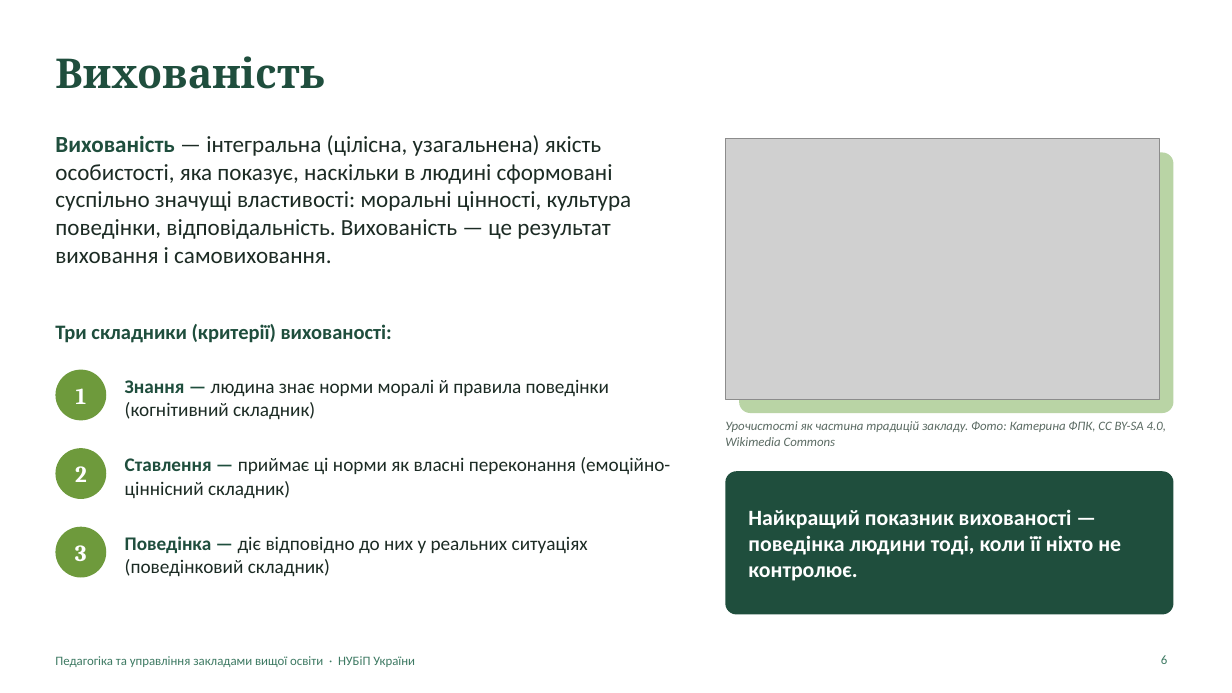
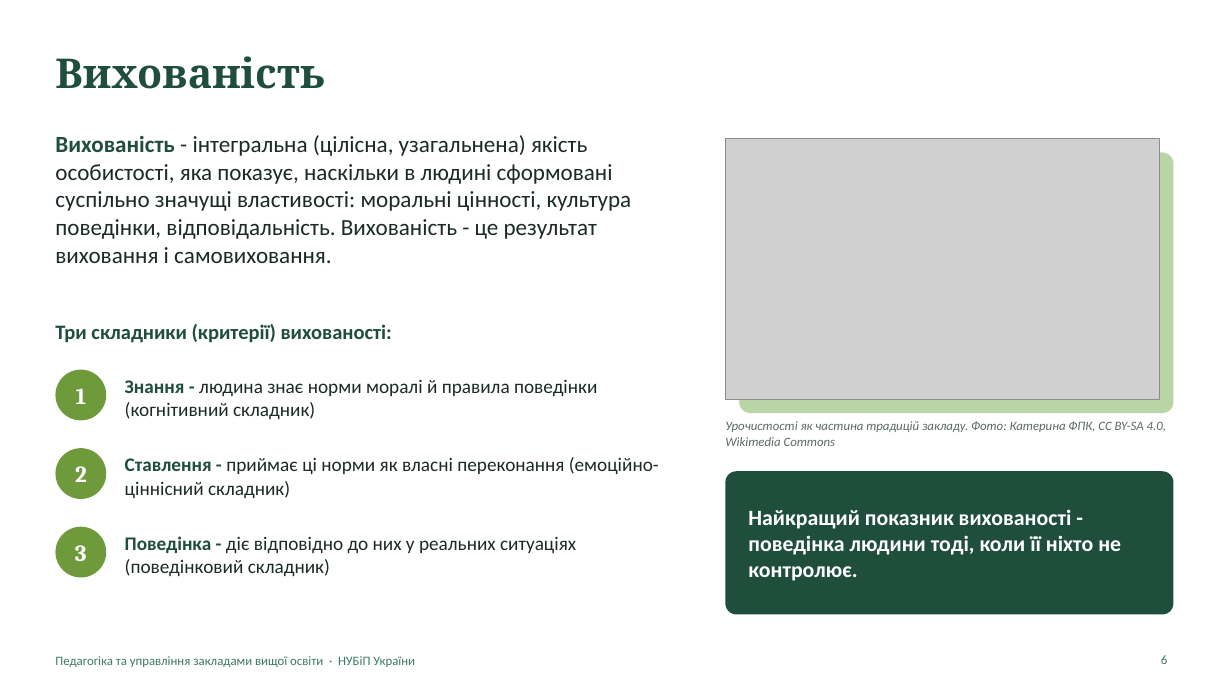
Before and after one commit to mzachepylo-png/kafedra, a slide deck: slide 6 of tmp/Vykhovannia_prezentatsiia.pptx. Drawn at 1232x693 pixels with LibreOffice and Linux fonts; fonts in the diff are those of the drawing; grey boxes stand for pictures. Boxes give left, top, right and bottom in pixels: in the first picture for what was removed or moved away, otherwise in the second. Text is boxed around its words. In the diff, an @@ line names an element or a change of style, - is before the commit and + after.

```diff
--- a/tmp/Vykhovannia_prezentatsiia.pptx
+++ b/tmp/Vykhovannia_prezentatsiia.pptx
@@ text at box(55, 135, 632, 263): text changed @@
-Вихованість — інтегральна (цілісна, узагальнена) якість особистості, яка показує, наскільки в людині сформовані суспільно значущі властивості: моральні цінності, культура поведінки, відповідальність. Вихованість — це результат виховання і самовиховання.
+Вихованість - інтегральна (цілісна, узагальнена) якість особистості, яка показує, наскільки в людині сформовані суспільно значущі властивості: моральні цінності, культура поведінки, відповідальність. Вихованість - це результат виховання і самовиховання.
@@ text at box(125, 379, 597, 419): text changed @@
-Знання — людина знає норми моралі й правила поведінки (когнітивний складник)
+Знання - людина знає норми моралі й правила поведінки (когнітивний складник)
@@ text at box(125, 457, 659, 498): text changed @@
-Ставлення — приймає ці норми як власні переконання (емоційно-ціннісний складник)
+Ставлення - приймає ці норми як власні переконання (емоційно-ціннісний складник)
@@ text at box(748, 509, 1121, 581): text changed @@
-Найкращий показник вихованості — поведінка людини тоді, коли її ніхто не контролює.
+Найкращий показник вихованості - поведінка людини тоді, коли її ніхто не контролює.
@@ text at box(125, 536, 576, 576): text changed @@
-Поведінка — діє відповідно до них у реальних ситуаціях (поведінковий складник)
+Поведінка - діє відповідно до них у реальних ситуаціях (поведінковий складник)
```
Also in this commit, not shown: 11 other slides changed, 1 other file.
